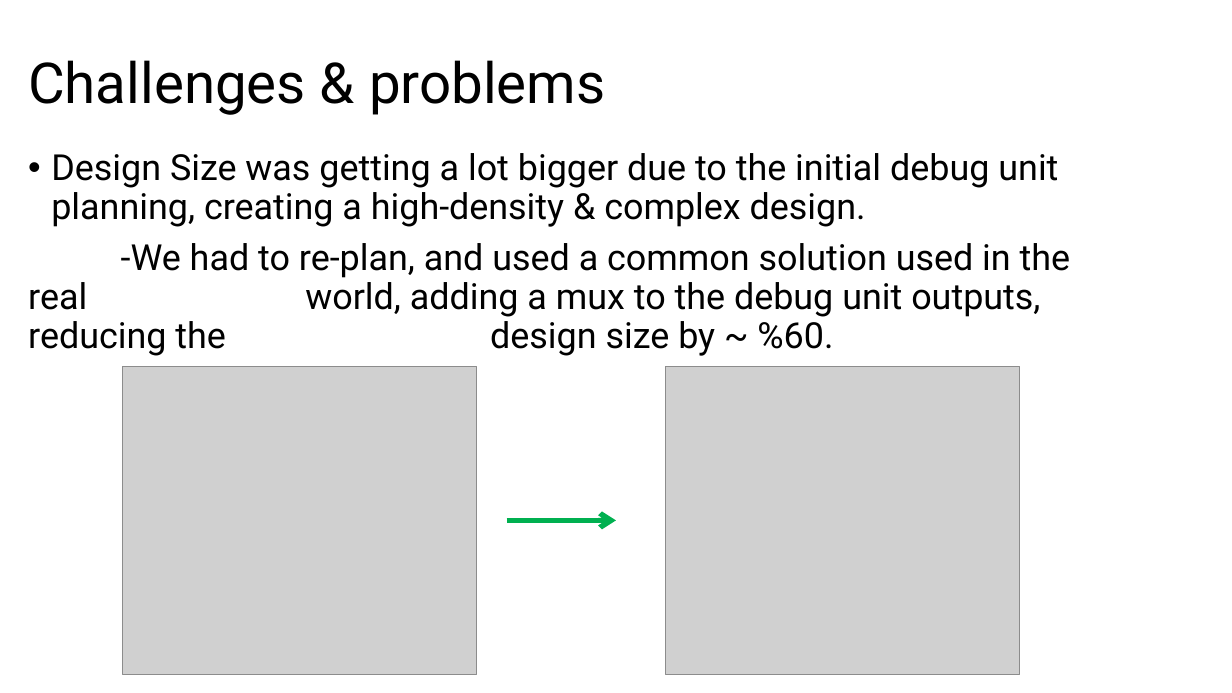
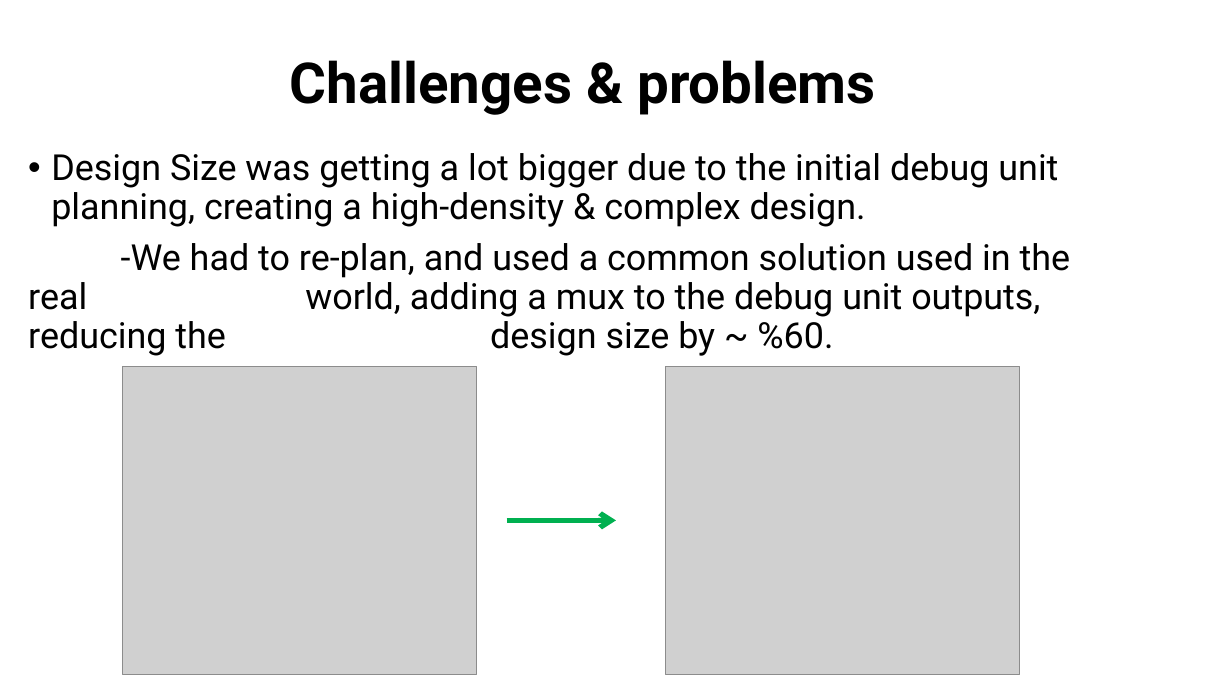
Before and after one commit to muhammad0bi/044169_project_B, a slide deck: slide 19 of Presintaions and Reports/Final presentaion VLSI project 7880.pptx. Drawn at 1232x693 pixels with LibreOffice and Linux fonts; fonts in the diff are those of the drawing; grey boxes stand for pictures. Boxes give left, top, right and bottom in pixels: in the first picture for what was removed or moved away, otherwise in the second. Text is boxed around its words. In the diff, an @@ line names an element or a change of style, - is before the commit and + after.

```diff
--- a/Presintaions and Reports/Final presentaion VLSI project 7880.pptx
+++ b/Presintaions and Reports/Final presentaion VLSI project 7880.pptx
@@ title "Challenges & problems": place and size @@
-title "Challenges & problems" at (28, 60, 605, 115)
+title "Challenges & problems" at (290, 60, 875, 115)
@@ title "Challenges & problems" at (290, 60, 875, 115): bold on; alignment left to centre @@
```
Also in this commit, not shown: 23 other slides changed.
